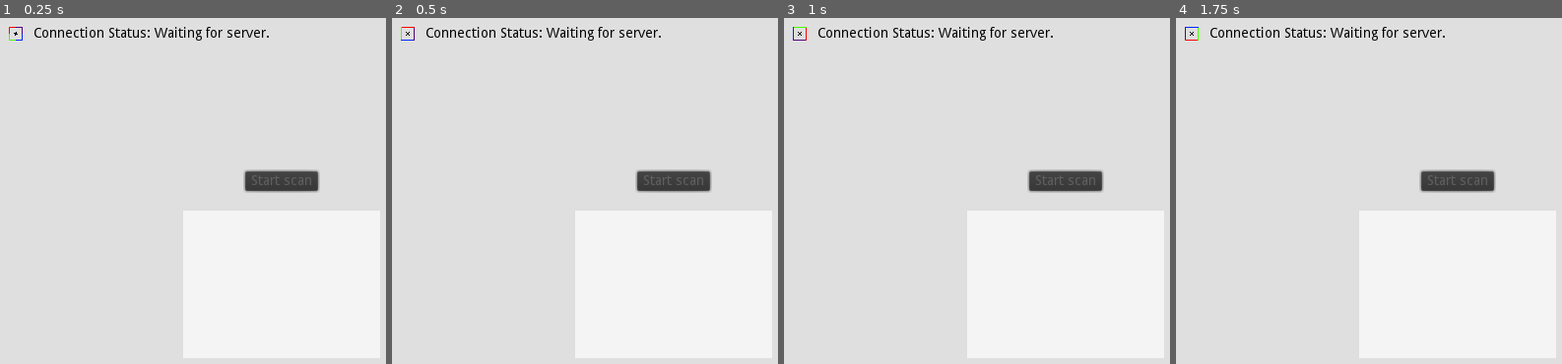
Above: before the commit, frames 1-4 (left to right).
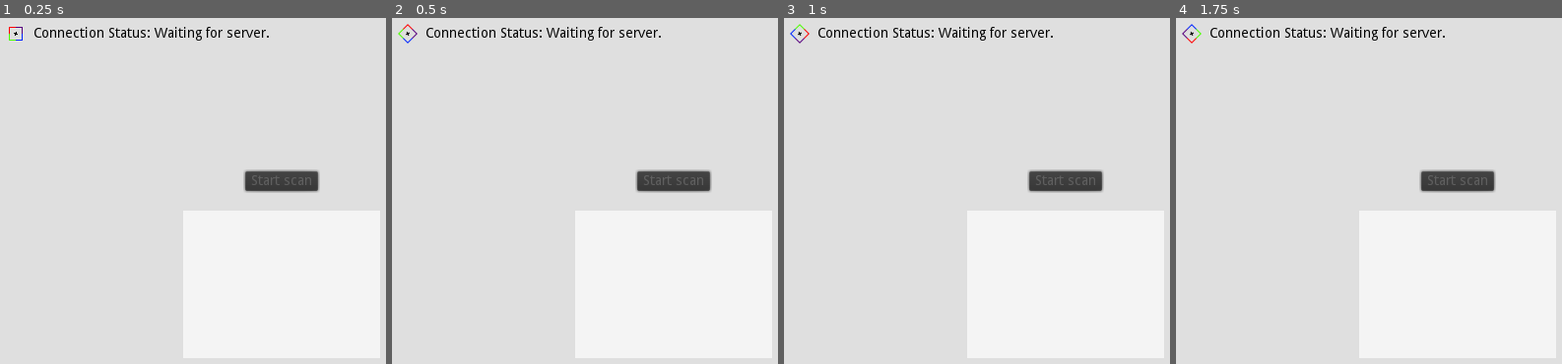
Above: after the commit, the same moments.

Repository: Aramatis/HRM-Godot-Integration
Game: Godot game, scene res://Root.tscn
Two runs of this game, one before a commit and one after it. Both use one fixed random seed, a clock stepped at 60 frames per second and the inputs below.
Inputs:
- Up to frame 1 (0.25 s): no input
- Up to frame 2 (0.5 s): no input
- Up to frame 3 (1 s): tap Enter at 0.5 s
- Up to frame 4 (1.75 s): tap Space at 1.25 s

Frame 1 is identical in both runs. In frame 2, 0.1% of the frame differs, in the area x 1-7%, y 1-8%; in frame 3, 0.1%; in frame 4, 0.1%.

Commit message:
Modified graphical assets

Diff:
--- a/project.godot
+++ b/project.godot
@@ -15,9 +15,9 @@
 
 [application]
 
-config/name="HRM-test"
+config/name="HRM-Godot-Integration"
 run/main_scene="res://Root.tscn"
-config/icon="res://icon.png"
+config/icon="res://art/Icon.ico"
 
 [display]
 
Binary file added: art/Icon.ico
Binary file added: art/Icon.png
Not shown, added: art/Icon.png.import
Binary file changed: art/Indicator/1.png
Binary file changed: art/Indicator/2.png
Binary file changed: art/Indicator/3.png
Binary file changed: art/Indicator/4.png
Binary file changed: art/Indicator/5.png
Binary file changed: art/Indicator/6.png
Binary file changed: art/Indicator/7.png
Binary file changed: art/Indicator/8.png
